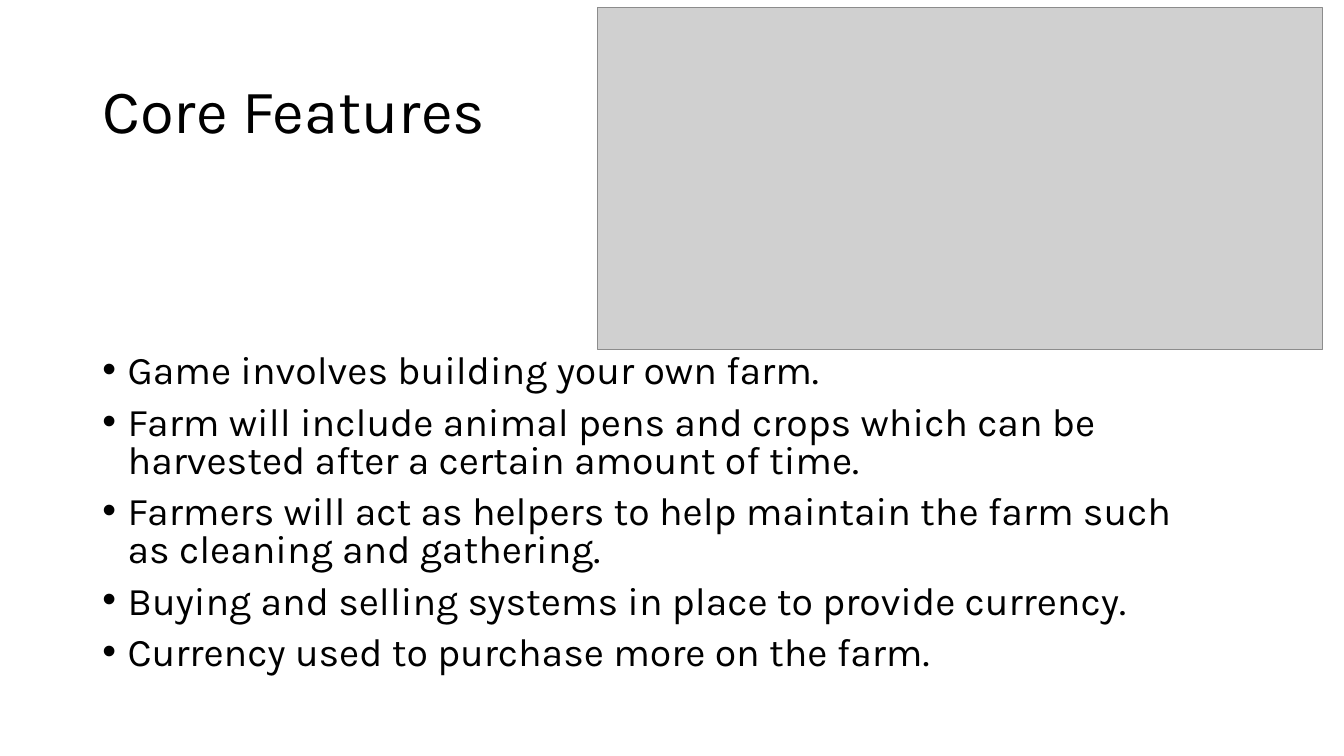
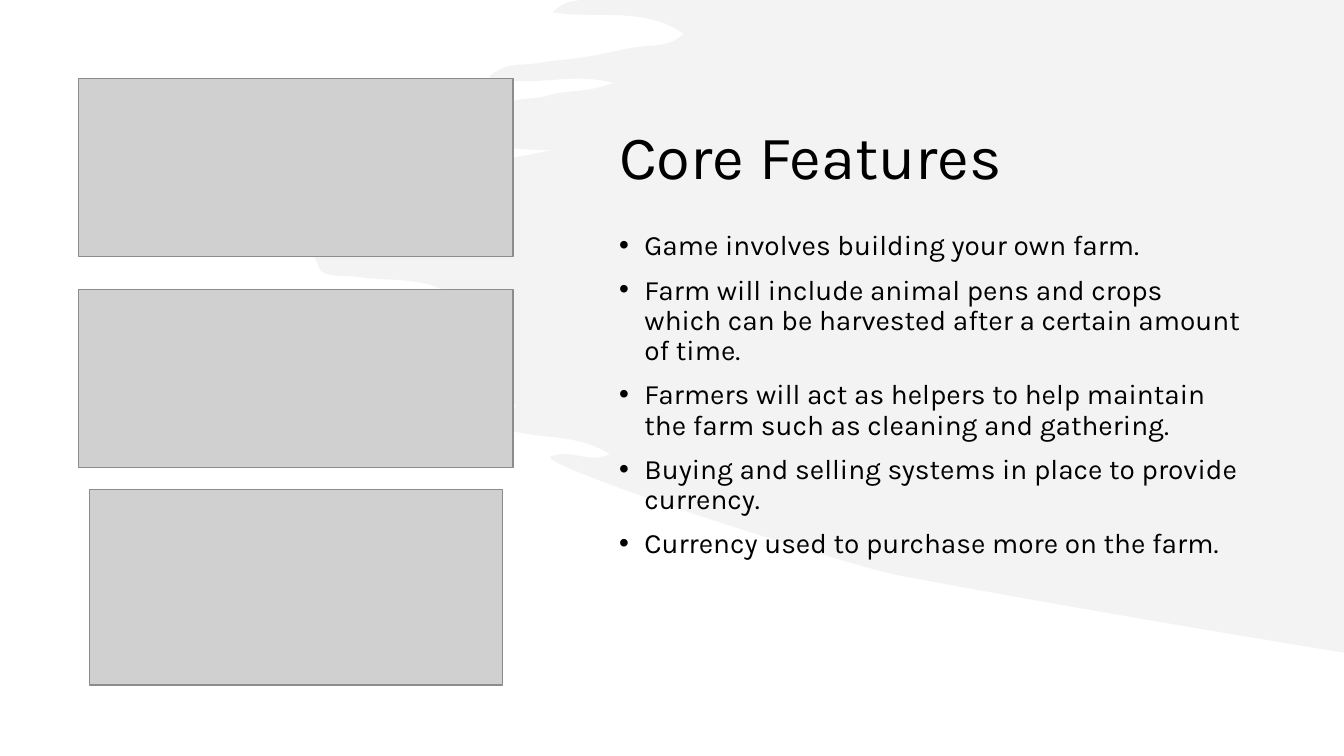
Before and after one commit to bar-nzie/MobileGameDevelopment, a slide deck: slide 4 of Mobile Game Development Presentation.pptx. Drawn at 1344x756 pixels with LibreOffice and Linux fonts; fonts in the diff are those of the drawing; grey boxes stand for pictures. Boxes give left, top, right and bottom in pixels: in the first picture for what was removed or moved away, otherwise in the second. Text is boxed around its words. In the diff, an @@ line names an element or a change of style, - is before the commit and + after.

```diff
--- a/Mobile Game Development Presentation.pptx
+++ b/Mobile Game Development Presentation.pptx
@@ freeform shape added at bbox=[195, 0, 1344, 652], fill #E8E8E8 at 50% opacity @@
@@ title "Core Features": place and size @@
-title "Core Features" at bbox=[102, 93, 485, 134]
+title "Core Features" at bbox=[619, 139, 1002, 180]
@@ title "Core Features" at bbox=[619, 139, 1002, 180]: vertical alignment middle to bottom @@
@@ picture added at bbox=[79, 79, 513, 257] @@
@@ text "Game involves building your own ...": place and size @@
-text "Game involves building your own ..." at bbox=[128, 357, 1171, 676]
+text "Game involves building your own ..." at bbox=[644, 235, 1239, 560]
@@ text "Game involves building your own ..." at bbox=[644, 235, 1239, 560]: size 28 to 20 pt; line spacing 0.8 to 0.9 @@
@@ picture added at bbox=[79, 289, 513, 468] @@
@@ picture: place and size @@
-picture at bbox=[598, 8, 1323, 350]
+picture at bbox=[90, 490, 503, 686]
```
Also in this commit, not shown: 3 other slides changed, 2 other files.
